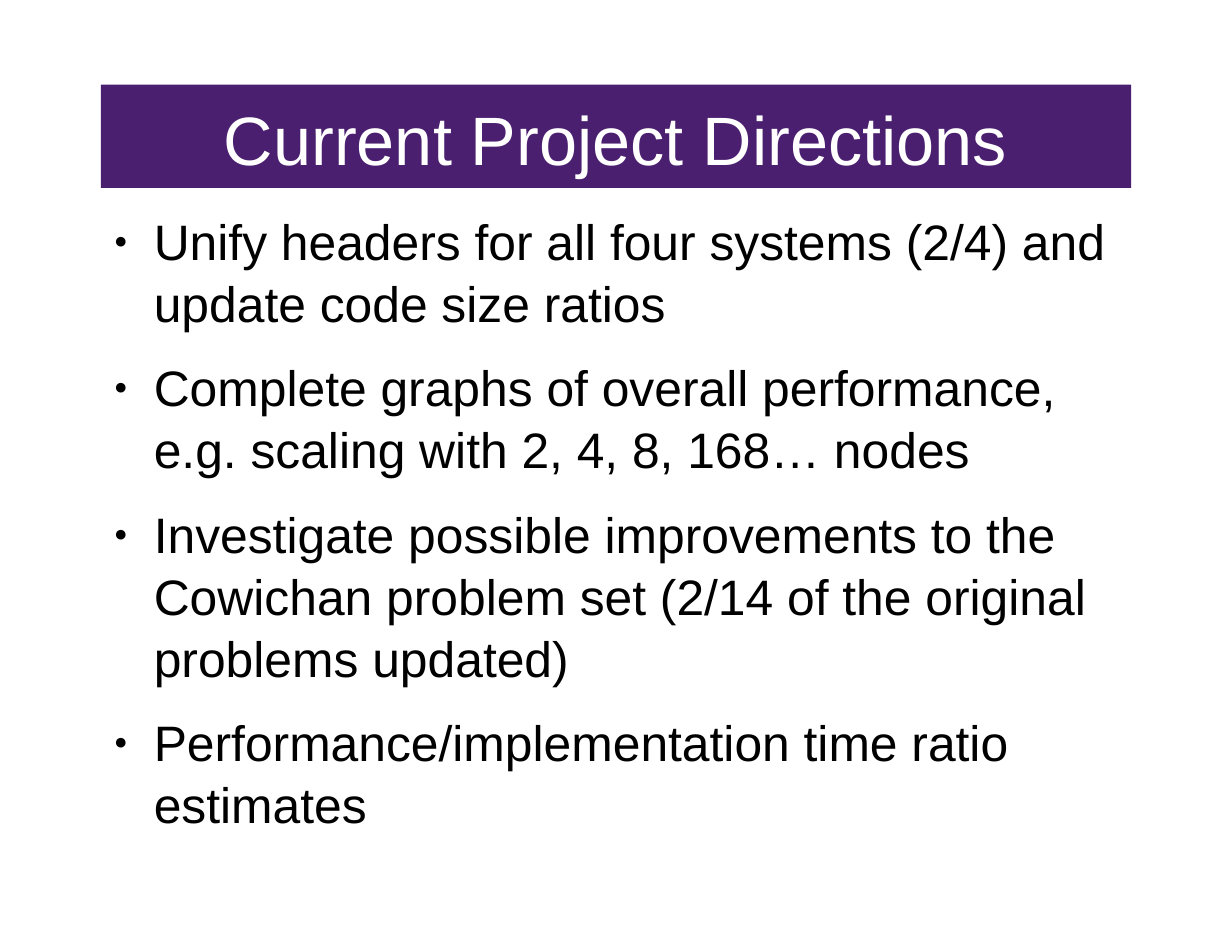
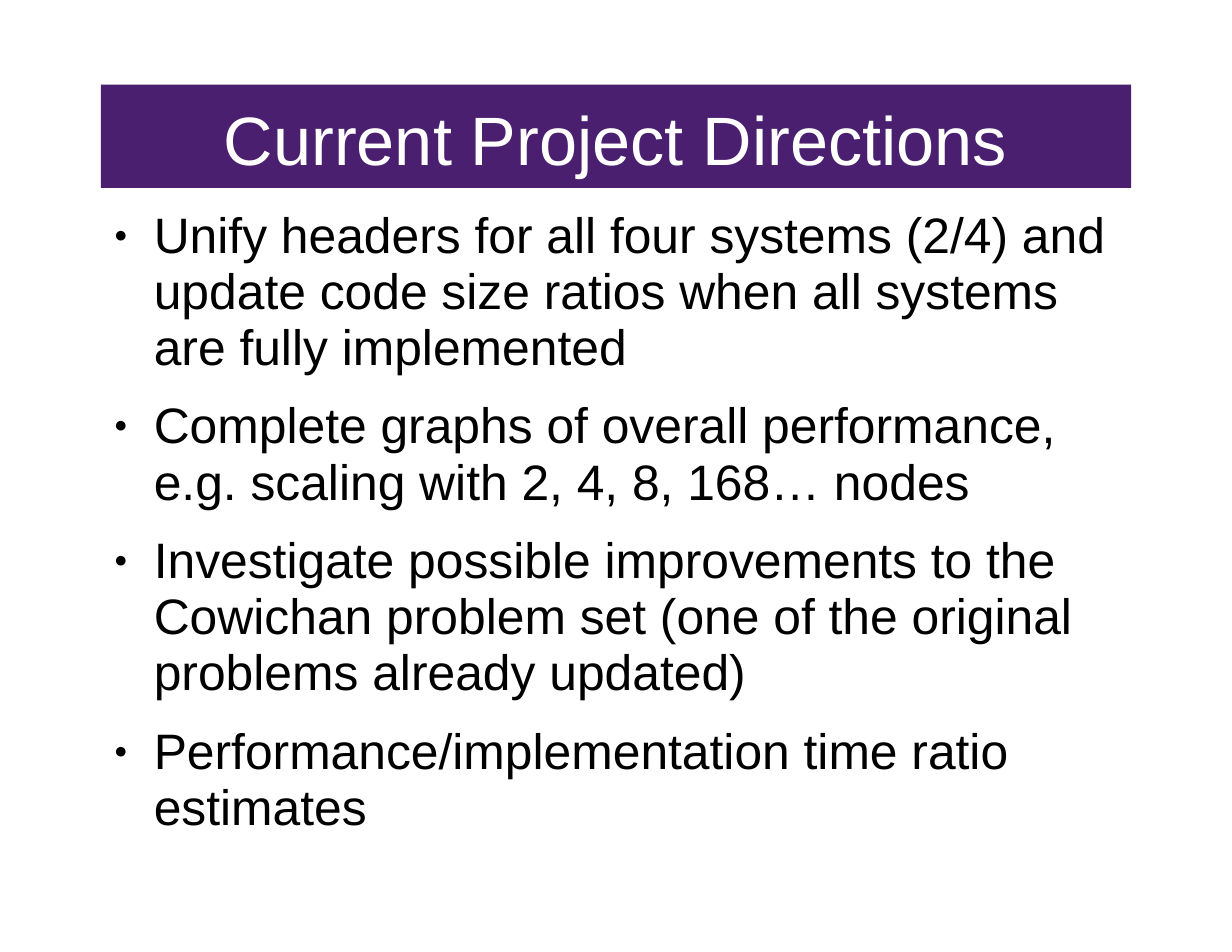
Before and after one commit to FractalDesigns/cowichan-1, a slide deck: slide 9 of presentation-july.ppt. Drawn at 1232x952 pixels with LibreOffice and Linux fonts; fonts in the diff are those of the drawing. Boxes give left, top, right and bottom in pixels: in the first picture for what was removed or moved away, otherwise in the second. Text is boxed around its words. In the diff, an @@ line names an element or a change of style, - is before the commit and + after.

```diff
--- a/presentation-july.ppt
+++ b/presentation-july.ppt
@@ text at <box>154,217,1105,375</box>: text changed @@
-● Unify headers for all four systems (2/4) and update code size ratios
+● Unify headers for all four systems (2/4) and update code size ratios when all systems are fully implemented
@@ text at <box>154,407,1055,826</box>: line spacing 1.04 to 0.94 @@
@@ text at <box>154,542,1072,701</box>: text changed @@
-● Investigate possible improvements to the Cowichan problem set (2/14 of the original problems updated)
+● Investigate possible improvements to the Cowichan problem set (one of the original problems already updated)
```
Also in this commit, not shown: 5 other slides changed.
